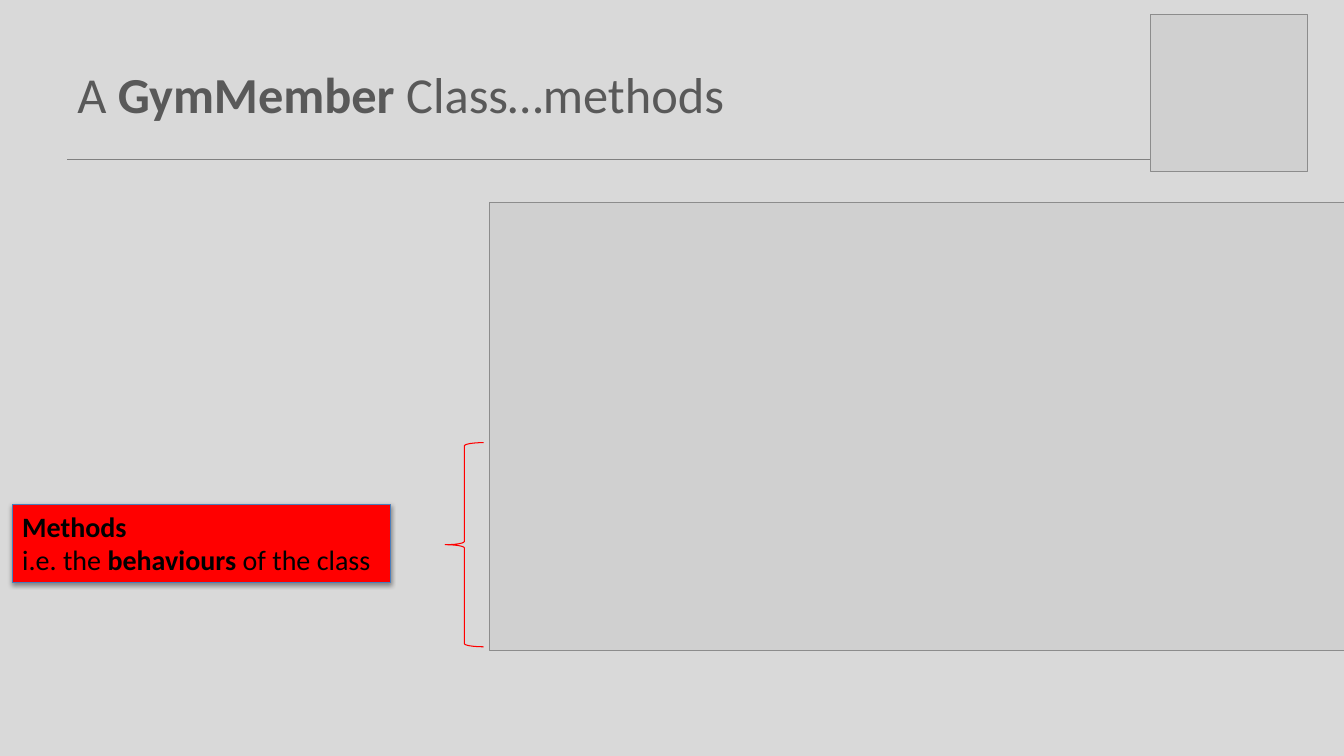
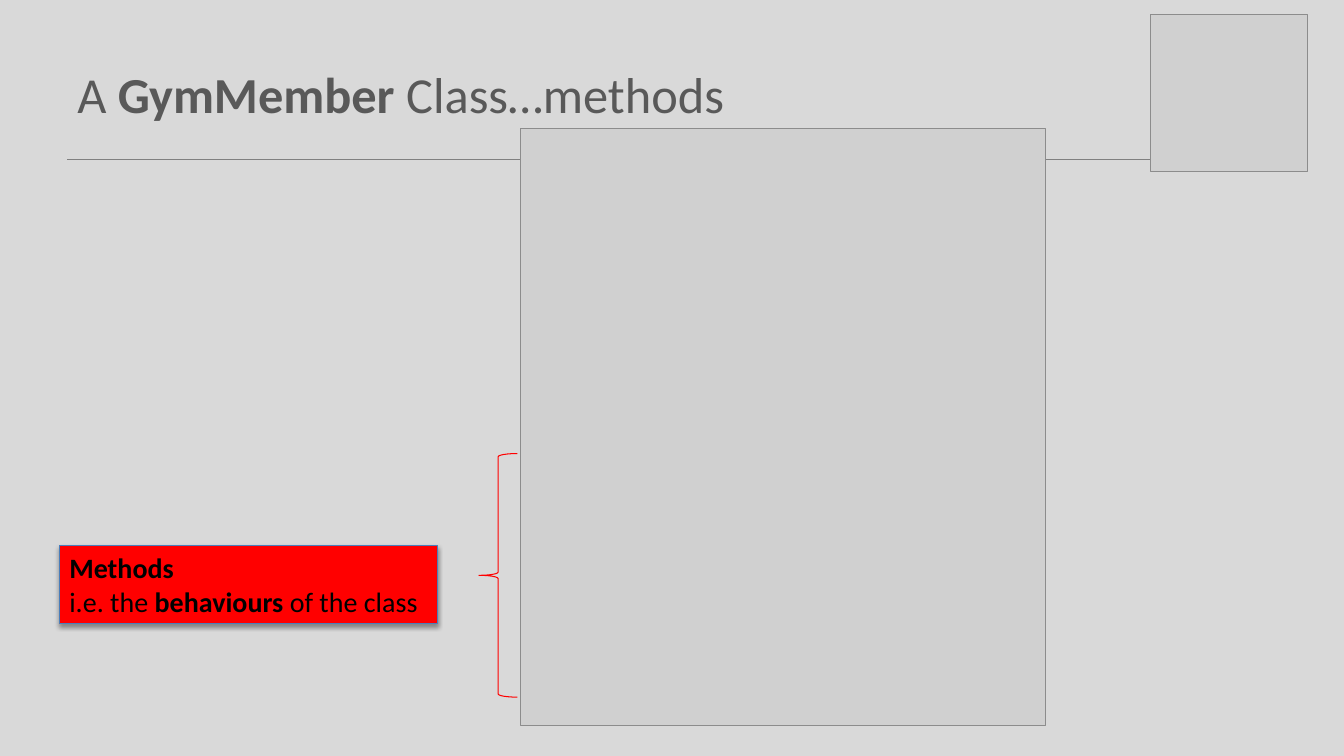
Before and after one commit to Programming-Fundamentals-SETU/prog-fund-1-sept-25, a slide deck: slide 11 of topic08-arrays-of-objects/unit-1/talk-2-gym-app/b-gym-v1.pptx. Drawn at 1344x756 pixels with LibreOffice and Linux fonts; fonts in the diff are those of the drawing; grey boxes stand for pictures. Boxes give left, top, right and bottom in pixels: in the first picture for what was removed or moved away, otherwise in the second. Text is boxed around its words. In the diff, an @@ line names an element or a change of style, - is before the commit and + after.

```diff
--- a/topic08-arrays-of-objects/unit-1/talk-2-gym-app/b-gym-v1.pptx
+++ b/topic08-arrays-of-objects/unit-1/talk-2-gym-app/b-gym-v1.pptx
@@ picture: place and size @@
-picture at box(489, 203, 1344, 651)
+picture at box(521, 129, 1046, 726)
@@ left brace: place and size @@
-left brace at box(446, 443, 484, 647)
+left brace at box(479, 454, 517, 698)
@@ rectangle "Methods i.e. the behaviours of ...": place and size @@
-rectangle "Methods i.e. the behaviours of ..." at box(12, 504, 390, 582)
+rectangle "Methods i.e. the behaviours of ..." at box(59, 546, 438, 624)
```
Also in this commit, not shown: 9 other slides changed, 42 other files.
